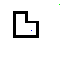
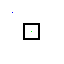
Layer changes from the first 64px x 64px image to the second:
added layer "5" above "4" over 12, 12, 40, 40
hid "2" over 13, 4, 60, 38
